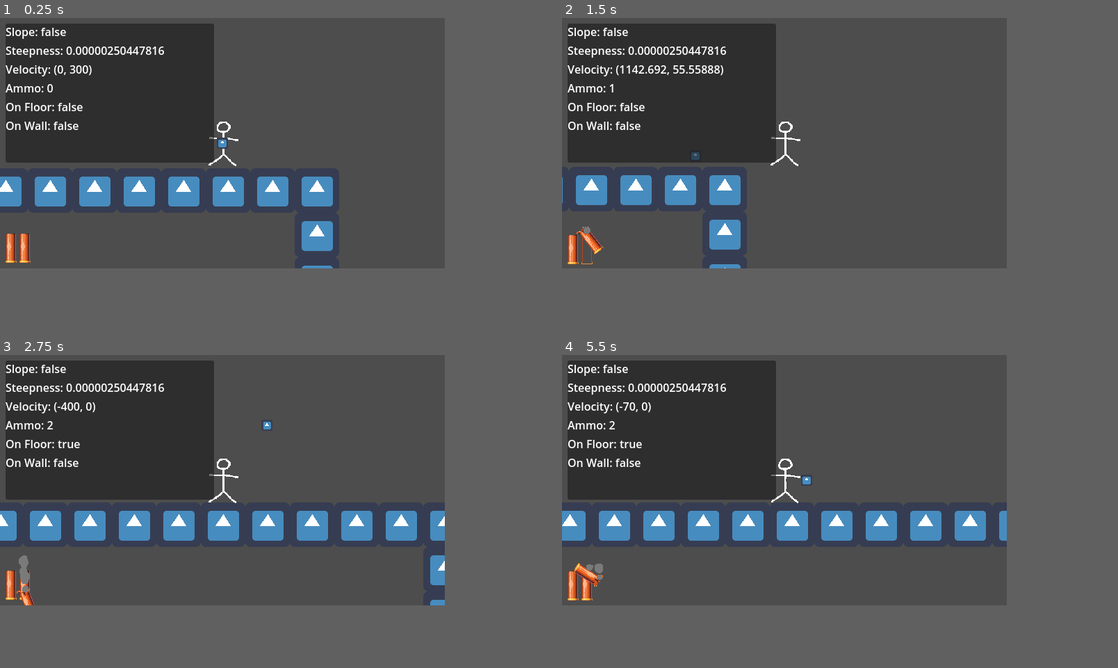
Above: before the commit, frames 1-4 (two rows, left to right).
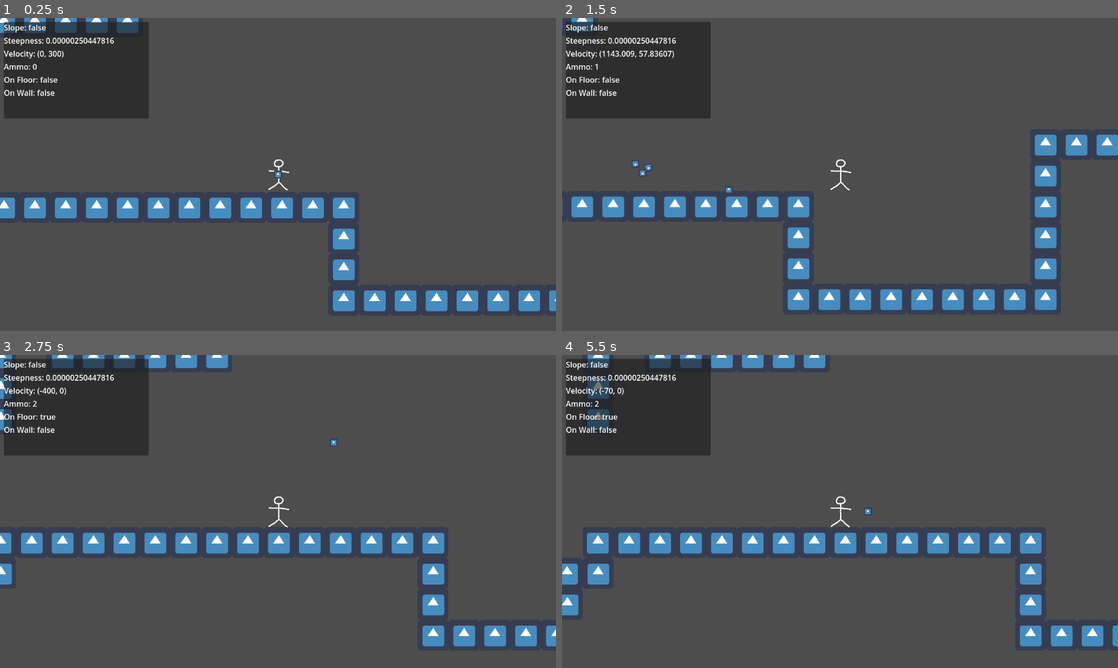
Above: after the commit, the same moments.

Repository: chris-pitre/shotgunlegs
Game: Godot game, scene res://scenes/levels/World.tscn
The game is run twice, just before and just after one commit, with the same random seed, the same clock (stepped at 60 frames per second) and the same inputs. The engine's default icon, where the game draws it, is replaced by a stand-in: a white triangle on a blue panel in a dark square.
Inputs (mouse positions are in pixels of both pictures, inside the frame that each line leads up to):
- Up to frame 1 (0.25 s): no input
- Up to frame 2 (1.5 s): tap Enter (ui_accept) at 0.5, 0.77 s; move the mouse to (884, 130) at 0.52 s; hold D (ui_right) from 0.53 s (still down); click (884, 130) at 0.6 s; move the mouse to (695, 155) at 1.27 s; click (695, 155) at 1.35 s
- Up to frame 3 (2.75 s): tap Enter (ui_accept) at 1.52 s; move the mouse to (266, 423) at 2.02 s; release D (ui_right) at 2.03 s; hold A (ui_left) from 2.03 s (still down); click (266, 423) at 2.1 s
- Up to frame 4 (5.5 s): move the mouse to (762, 530) at 2.77 s; release A (ui_left) at 2.78 s; hold D (ui_right) 2.78-4.28 s; click (762, 530) at 2.85 s; tap Enter (ui_accept) at 3.02, 3.77, 4.52 s; move the mouse to (917, 517) at 3.52 s; click (917, 517) at 3.6 s; move the mouse to (650, 442) at 4.27 s; hold A (ui_left) 4.28-5.03 s; click (650, 442) at 4.35 s; move the mouse to (806, 480) at 5.02 s; hold D (ui_right) from 5.03 s (still down); click (806, 480) at 5.1 s
In our replay, the window is 640x360 before the commit and 800x450 after it. These sizes can differ from the game's own. Grey fills any space a smaller window leaves; there, only what the larger window draws over its background counts as a difference.

The runs differ from the first frame. In frame 1, 20% of the frame differs, in the area x 0-100%, y 0-94%; in frame 2, 20%; in frame 3, 21%; in frame 4, 22%.

Commit message:
Revert "Add shell indicator, effects"

Diff:
--- a/project.godot
+++ b/project.godot
@@ -17,8 +17,6 @@
 
 [display]
 
-window/size/viewport_width=640
-window/size/viewport_height=360
 window/size/initial_position_type=0
 window/stretch/mode="viewport"
 
@@ -71,4 +69,3 @@
 textures/decals/filter=0
 textures/light_projectors/filter=0
 environment/defaults/default_environment="res://scenes/default_env.tres"
-textures/canvas_textures/default_texture_filter=0
--- a/scenes/actors/player/Player.gd
+++ b/scenes/actors/player/Player.gd
@@ -9,7 +9,7 @@
 @export var FRICTION: int = 10
 @export var GRAVITY: int = 4
 @export var MAX_AMMO: int = 2
-@export var UI: Control
+@export var tilemap: TileMap
 
 @onready var animatedSprite = $AnimatedSprite2D
 @onready var timer = $Timer
@@ -79,7 +79,6 @@
 		get_parent().add_child(bullet)
 	timer.start(0.25)
 	AMMO -= 1
-	UI.set_shells(AMMO)
 
 ## Gets angle of slope from raycast
 func get_steepness() -> float:
@@ -92,7 +91,6 @@
 			shoot()
 	if  AMMO < MAX_AMMO and is_on_floor() and timer.is_stopped() and not onSlope:
 		AMMO = MAX_AMMO
-		UI.reload_shells()
 
 ## Does movement based off input axis if player is on floor and not on a slope
 ## Otherwise, handles tumbling movement off a slope
--- a/scenes/levels/UI.gd
+++ /dev/null
@@ -1,59 +0,0 @@
-extends Control
-
-const SHELL_EMPTY_SPRITE = preload("res://assets/uisprites/shellempty.png")
-const SHELL_SPRITE = preload("res://assets/uisprites/shell.png")
-const SHELL_PROJECTILE = preload("res://scenes/spent_shell.tscn")
-
-var shake_amp := 1
-var shake_frame_freq := 3
-var shake_starting_frames := 4
-var shake_frames_left := 4
-var shake_frames_track := 0
-var shaking := false
-
-@onready var margin = $UIMargin
-@onready var shell_container = $UIMargin/ShellContainer
-
-func _ready():
-	set_max_shells(2)
-
-func set_shells(x: int) -> void:
-	shake_ui(8, 1, 16)
-	for shell_icon in shell_container.get_children():
-		if int(shell_icon.name.right(1)) <= x:
-			shell_icon.texture = SHELL_SPRITE
-		else:
-			if shell_icon.texture != SHELL_EMPTY_SPRITE:
-				var new_shell_projectile = SHELL_PROJECTILE.instantiate()
-				add_child(new_shell_projectile)
-				new_shell_projectile.global_position = shell_icon.global_position + Vector2(8, 24)
-			shell_icon.texture = SHELL_EMPTY_SPRITE
-
-func reload_shells() -> void:
-	for shell_icon in shell_container.get_children():
-		shell_icon.texture = SHELL_SPRITE
-
-func set_max_shells(x: int) -> void:
-	pass
-
-func shake_ui(amp: int, freq: int, length: int) -> void:
-	shake_amp = amp
-	shake_frame_freq = freq
-	shake_starting_frames = length
-	shake_frames_left = length
-	shake_frames_track = 0
-	shaking = true
-
-func _physics_process(_delta) -> void:
-	if shaking:
-		shake_frames_track += 1
-		if shake_frames_track > shake_frame_freq:
-			shake_frames_left -= 1
-			shake_frames_track = 0
-			var shake_x = randf_range(-shake_amp, shake_amp)
-			var shake_y = randf_range(-shake_amp, shake_amp)
-			var shake_mult = float(shake_frames_left) / float(shake_starting_frames)
-			margin.add_theme_constant_override("margin_bottom", 8 + shake_x * shake_mult)
-			margin.add_theme_constant_override("margin_left", 8 + shake_y * shake_mult)
-			if shake_frames_left <= 0:
-				shaking = false
--- a/scenes/levels/World.tscn
+++ b/scenes/levels/World.tscn
@@ -1,11 +1,9 @@
-[gd_scene load_steps=7 format=3 uid="uid://iyu3ak5ca6wo"]
+[gd_scene load_steps=5 format=3 uid="uid://iyu3ak5ca6wo"]
 
 [ext_resource type="PackedScene" uid="uid://1y8fkofflo3x" path="res://scenes/actors/player/Player.tscn" id="2"]
 [ext_resource type="TileSet" uid="uid://owyivpsaodj3" path="res://tileset.tres" id="2_bmve3"]
 [ext_resource type="PackedScene" uid="uid://chwsuopb2lx3s" path="res://scenes/actors/player/Tilemap.tscn" id="3"]
 [ext_resource type="Script" path="res://scenes/levels/DebugUI.gd" id="4_astv3"]
-[ext_resource type="Texture2D" path="res://assets/uisprites/shell.png" id="5_fufxx"]
-[ext_resource type="Script" path="res://scenes/levels/UI.gd" id="5_ksbcl"]
 
 [node name="World" type="Node2D"]
 
@@ -13,9 +11,9 @@
 tile_set = ExtResource("2_bmve3")
 layer_0/tile_data = PackedInt32Array(-1179632, 0, 0, -1179631, 0, 0, -1179630, 0, 0, -1179629, 0, 0, -1179628, 0, 0, -1 …(4240 unchanged characters)…
 
-[node name="Player" parent="." node_paths=PackedStringArray("UI") instance=ExtResource("2")]
+[node name="Player" parent="." node_paths=PackedStringArray("tilemap") instance=ExtResource("2")]
 position = Vector2(88, 308)
-UI = NodePath("../CanvasLayer/UI")
+tilemap = NodePath("../Tilemap")
 
 [node name="CanvasLayer" type="CanvasLayer" parent="."]
 
@@ -75,41 +73,3 @@
 [node name="OnWallDebug" type="Label" parent="CanvasLayer/DebugUI/DebugMargin/Panel/VBoxContainer"]
 layout_mode = 2
 text = "Slope: false"
-
-[node name="UI" type="Control" parent="CanvasLayer"]
-layout_mode = 3
-anchors_preset = 15
-anchor_right = 1.0
-anchor_bottom = 1.0
-grow_horizontal = 2
-grow_vertical = 2
-script = ExtResource("5_ksbcl")
-
-[node name="UIMargin" type="MarginContainer" parent="CanvasLayer/UI"]
-layout_mode = 1
-anchors_preset = 15
-anchor_right = 1.0
-anchor_bottom = 1.0
-grow_horizontal = 2
-grow_vertical = 2
-theme_override_constants/margin_left = 8
-theme_override_constants/margin_top = 8
-theme_override_constants/margin_right = 8
-theme_override_constants/margin_bottom = 8
-
-[node name="ShellContainer" type="HBoxContainer" parent="CanvasLayer/UI/UIMargin"]
-layout_mode = 2
-size_flags_horizontal = 0
-size_flags_vertical = 8
-
-[node name="Shell1" type="TextureRect" parent="CanvasLayer/UI/UIMargin/ShellContainer"]
-layout_mode = 2
-size_flags_horizontal = 4
-size_flags_vertical = 4
-texture = ExtResource("5_fufxx")
-
-[node name="Shell2" type="TextureRect" parent="CanvasLayer/UI/UIMargin/ShellContainer"]
-layout_mode = 2
-size_flags_horizontal = 4
-size_flags_vertical = 4
-texture = ExtResource("5_fufxx")
--- a/scenes/spent_shell.gd
+++ /dev/null
@@ -1,16 +0,0 @@
-extends Sprite2D
-
-
-var velocity: Vector2 = Vector2()
-var rot_speed: float = 8.0
-
-func _ready():
-	velocity = Vector2(randf_range(-64, 64), -128)
-	rot_speed = deg_to_rad(randf_range(-360, 360))
-	await get_tree().create_timer(32).timeout
-	queue_free()
-
-func _process(delta):
-	velocity += Vector2(0, 512) * delta
-	rotation += rot_speed * delta
-	global_position += velocity * delta
--- a/scenes/spent_shell.tscn
+++ /dev/null
@@ -1,43 +0,0 @@
-[gd_scene load_steps=8 format=3 uid="uid://orkcox88j1s0"]
-
-[ext_resource type="Texture2D" uid="uid://bwg6ylvpx4ru8" path="res://assets/uisprites/shellspent.png" id="1_75ran"]
-[ext_resource type="Script" path="res://scenes/spent_shell.gd" id="2_ldtgh"]
-
-[sub_resource type="Curve" id="Curve_0nski"]
-_data = [Vector2(0, 1), 0.0, -0.0635406, 0, 0, Vector2(0.771084, 0.972727), 0.0, 0.0, 0, 0, Vector2(1, 0), -9.93486, 0.0, 0, 0]
-point_count = 3
-
-[sub_resource type="CurveTexture" id="CurveTexture_mo3kx"]
-curve = SubResource("Curve_0nski")
-
-[sub_resource type="ParticleProcessMaterial" id="ParticleProcessMaterial_b0yt8"]
-emission_shape = 1
-emission_sphere_radius = 4.0
-particle_flag_disable_z = true
-direction = Vector3(0, 0, 0)
-gravity = Vector3(0, -32, 0)
-orbit_velocity_min = 0.0
-orbit_velocity_max = 0.0
-scale_min = 0.0
-scale_curve = SubResource("CurveTexture_mo3kx")
-
-[sub_resource type="Gradient" id="Gradient_h814e"]
-interpolation_mode = 1
-offsets = PackedFloat32Array(0, 0.167742)
-colors = PackedColorArray(0.481789, 0.481789, 0.481789, 1, 1, 1, 1, 0)
-
-[sub_resource type="GradientTexture2D" id="GradientTexture2D_ahfd6"]
-gradient = SubResource("Gradient_h814e")
-fill = 1
-fill_from = Vector2(0.5, 0.5)
-
-[node name="SpentShell" type="Sprite2D"]
-texture = ExtResource("1_75ran")
-script = ExtResource("2_ldtgh")
-
-[node name="GPUParticles2D" type="GPUParticles2D" parent="."]
-position = Vector2(0, -16)
-amount = 64
-process_material = SubResource("ParticleProcessMaterial_b0yt8")
-texture = SubResource("GradientTexture2D_ahfd6")
-lifetime = 4.0
Binary file removed: assets/conceptart.aseprite
Binary file removed: assets/uisprites/shell.png
Not shown, removed: assets/uisprites/shell.png.import
Binary file removed: assets/uisprites/shellempty.png
Not shown, removed: assets/uisprites/shellempty.png.import
Binary file removed: assets/uisprites/shellspent.png
Not shown, removed: assets/uisprites/shellspent.png.import
